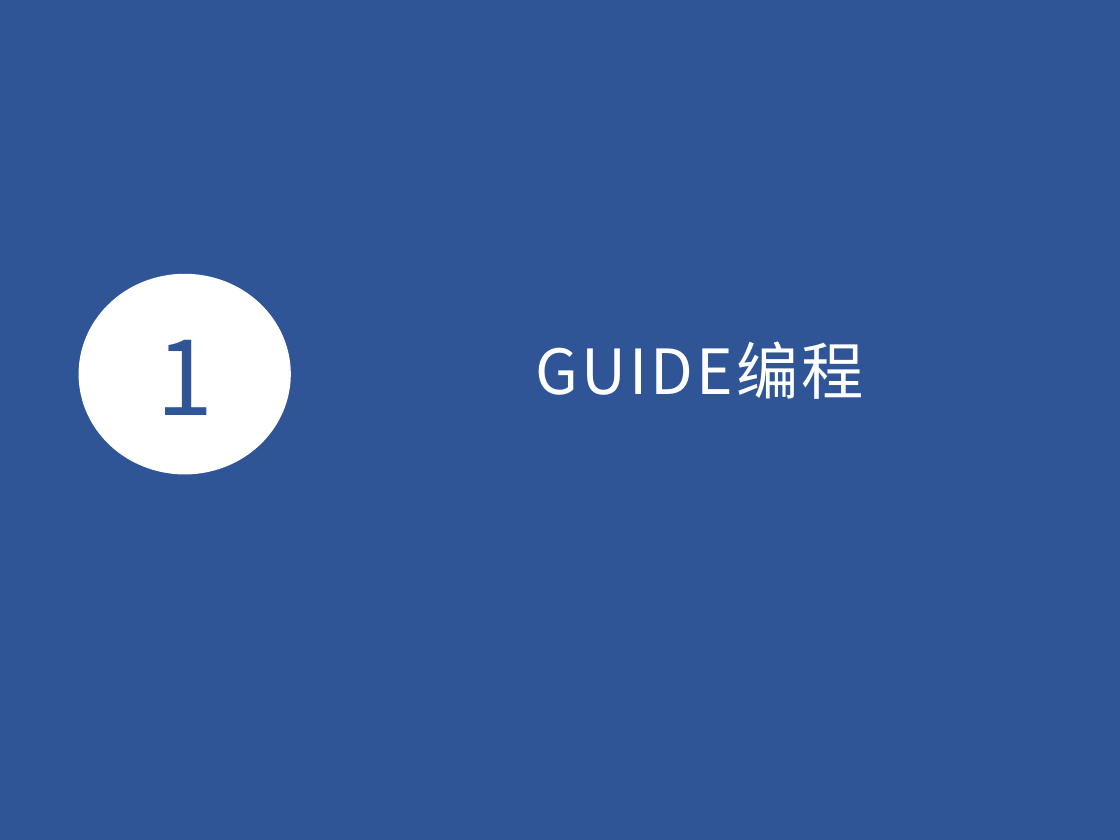
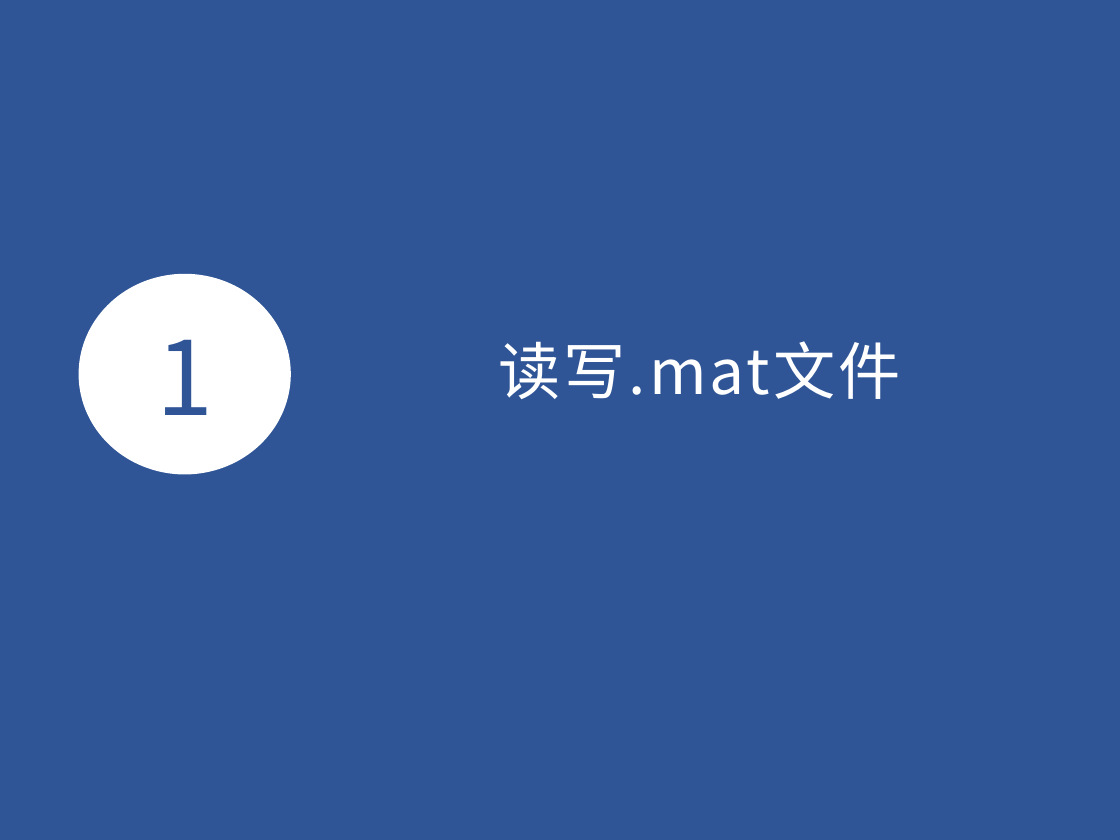
Before and after one commit to BIMK/MATLAB, a slide deck: slide 3 of slides/第5讲.pptx. Drawn at 1120x840 pixels with LibreOffice and Linux fonts; fonts in the diff are those of the drawing. Boxes give left, top, right and bottom in pixels: in the first picture for what was removed or moved away, otherwise in the second. Text is boxed around its words. In the diff, an @@ line names an element or a change of style, - is before the commit and + after.

```diff
--- a/slides/第5讲.pptx
+++ b/slides/第5讲.pptx
@@ text at <box>498,341,901,399</box>: text changed @@
-GUIDE编程
+读写.mat文件
```
Also in this commit, not shown: 2 other slides changed, 30 slides added, 26 slides removed, 7 other files.
